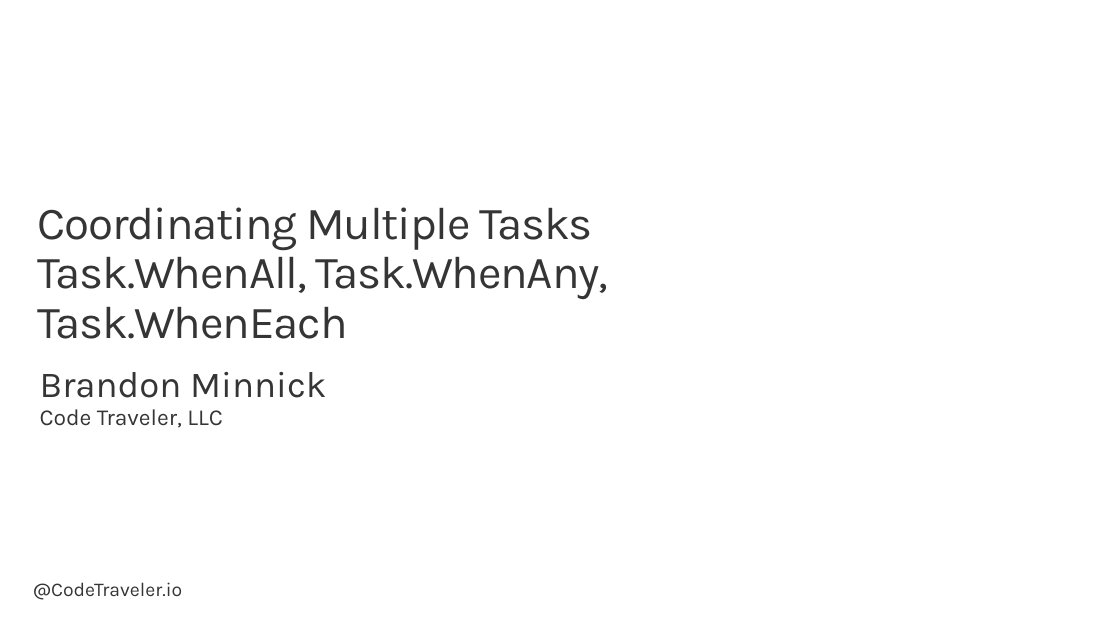
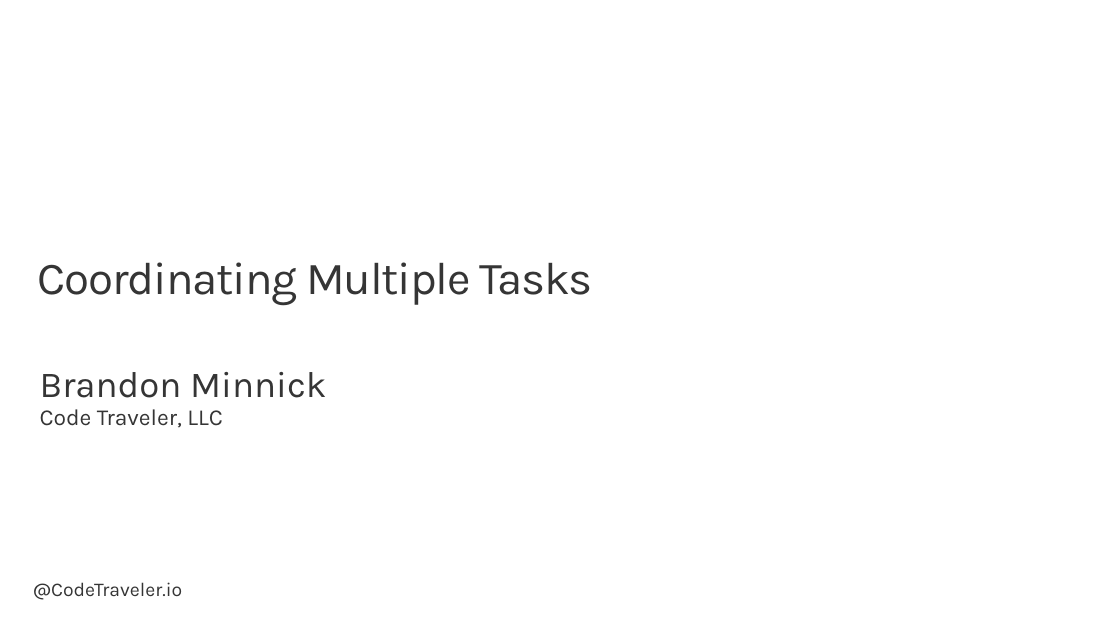
Before and after one commit to TheCodeTraveler/BecomeAnExpertWithAsyncAwait, a slide deck: slide 1 of 6. Coordinating Multiple Tasks/CoordinatingTasks.pptx. Drawn at 1120x630 pixels with LibreOffice and Linux fonts; fonts in the diff are those of the drawing; background and template pictures are left out. Boxes give left, top, right and bottom in pixels: in the first picture for what was removed or moved away, otherwise in the second. Text is boxed around its words. In the diff, an @@ line names an element or a change of style, - is before the commit and + after.

Commit message:
Update Coordinating Multiple Tasks

```diff
--- a/6. Coordinating Multiple Tasks/CoordinatingTasks.pptx
+++ b/6. Coordinating Multiple Tasks/CoordinatingTasks.pptx
@@ title at <box>38,262,593,306</box>: text changed @@
-Coordinating Multiple Tasks
-Task.WhenAll, Task.WhenAny, Task.WhenEach
+Coordinating Multiple Tasks
```
Also in this commit, not shown: 2 other slides changed, 3 other files.
